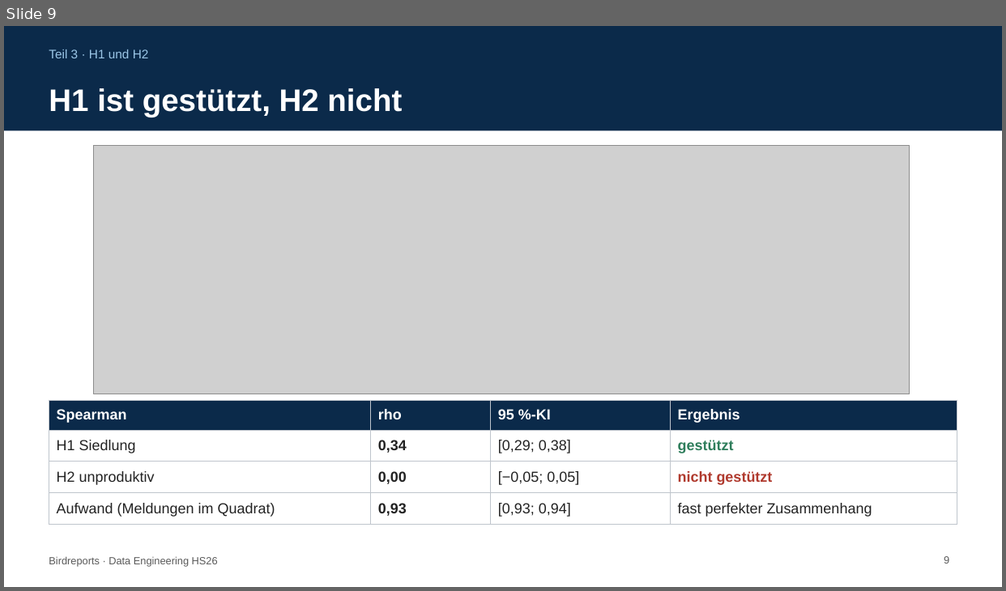
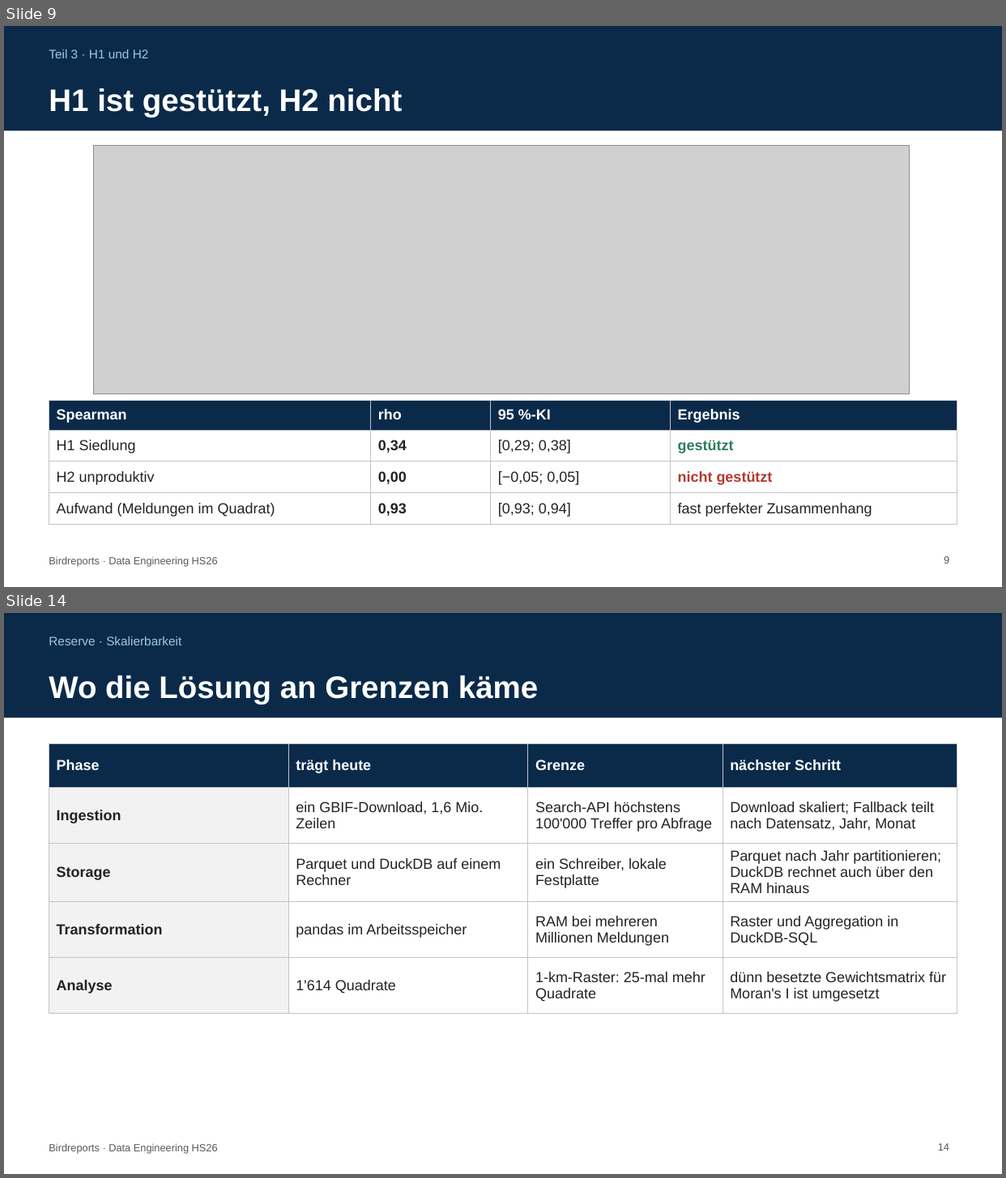
Before and after one commit to zhaw-marc/birdreports, a slide deck: docs/presentation/daeng_kolloquium1_rama_stermcnik_vogelmann_birdreports.pptx. Shown one above the other, each under a label of ours: slide 9 before the commit, slides 9 and 14 after it; the slides between them are not shown. The pictures are 1006x591 and 1006x1178 pixels, drawn with LibreOffice and Linux fonts; fonts in the diff are those of the drawing; grey boxes stand for pictures. Boxes give left, top, right and bottom in pixels: in the first picture for what was removed or moved away, otherwise in the second. Text is boxed around its words. In the diff, an @@ line names an element or a change of style, - is before the commit and + after.

```diff
--- a/docs/presentation/daeng_kolloquium1_rama_stermcnik_vogelmann_birdreports.pptx
+++ b/docs/presentation/daeng_kolloquium1_rama_stermcnik_vogelmann_birdreports.pptx
@@ slide 14 added at bbox=[4, 613, 1002, 1174], background #FFFFFF; not listed: 2 template elements that a slide beside it also shows @@
@@ text added at bbox=[49, 636, 181, 645], 12 pt, text #9CC7E8 @@
+Reserve · Skalierbarkeit
@@ title added at bbox=[49, 675, 538, 705], 30 pt, text #FFFFFF, bold @@
+Wo die Lösung an Grenzen käme
@@ table added at bbox=[49, 744, 957, 1012], 5 rows, 4 columns @@
+Phase | trägt heute | Grenze | nächster Schritt
+Ingestion | ein GBIF-Download, 1,6 Mio. Zeilen | Search-API höchstens 100'000 Treffer pro Abfrage | Download skaliert; Fallback teilt nach Datensatz, Jahr, Monat
+Storage | Parquet und DuckDB auf einem Rechner | ein Schreiber, lokale Festplatte | Parquet nach Jahr partitionieren; DuckDB rechnet auch über den RAM hinaus
+Transformation | pandas im Arbeitsspeicher | RAM bei mehreren Millionen Meldungen | Raster und Aggregation in DuckDB-SQL
+Analyse | 1'614 Quadrate | 1-km-Raster: 25-mal mehr Quadrate | dünn besetzte Gewichtsmatrix für Moran's I ist umgesetzt
@@ page number added at bbox=[938, 1144, 949, 1151], 10 pt, text #595959 @@
+14
```
Also in this commit, not shown: 8 slides changed, 10 other files.
